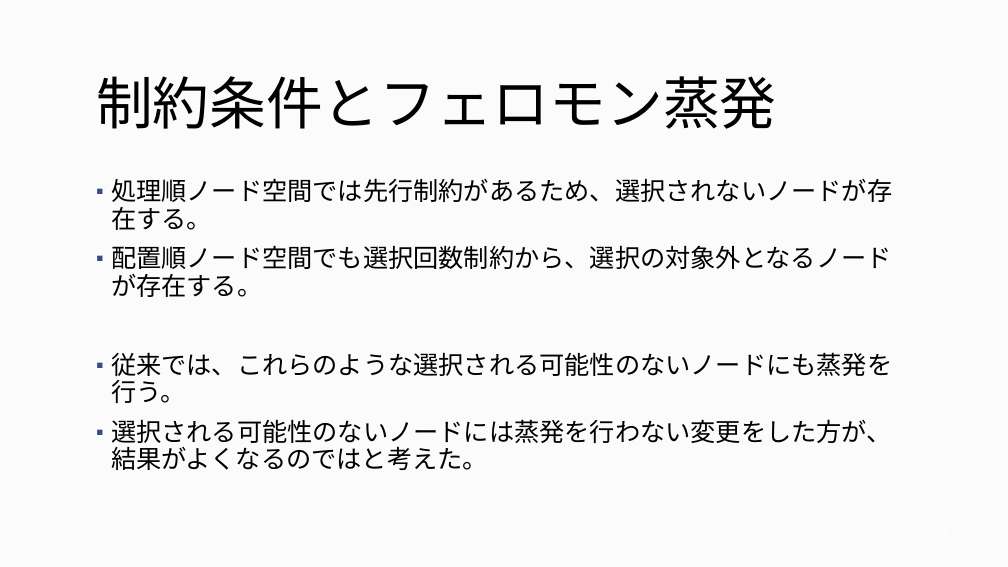
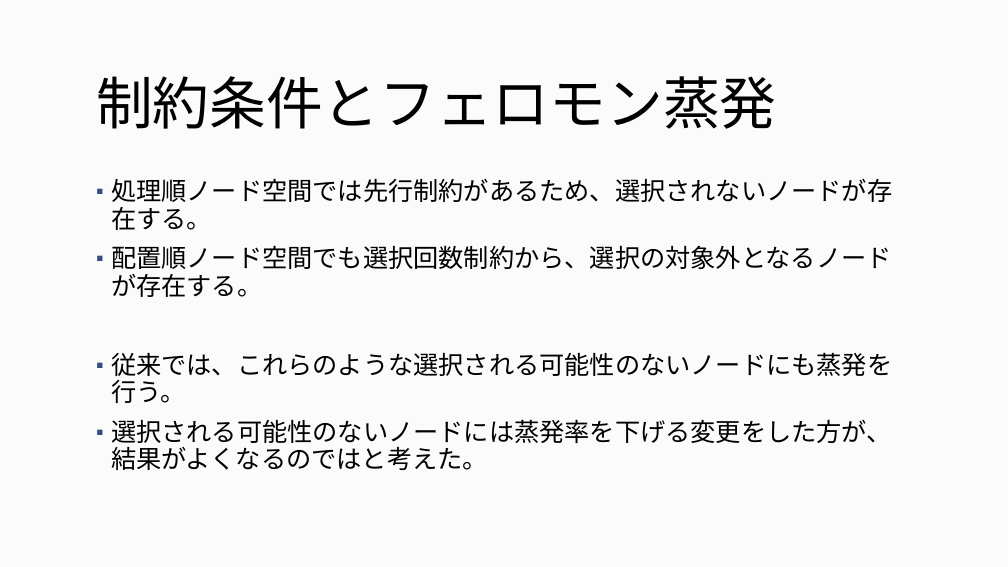
Before and after one commit to Marcy1016/AntColonyOptimization, a slide deck: slide 6 of 実験結果/卒論発表_13H023修.pptx (slide 7 before the commit). Drawn at 1008x567 pixels with LibreOffice and Linux fonts; fonts in the diff are those of the drawing; background and template pictures are left out. Boxes give left, top, right and bottom in pixels: in the first picture for what was removed or moved away, otherwise in the second. Text is boxed around its words. In the diff, an @@ line names an element or a change of style, - is before the commit and + after.

```diff
--- a/実験結果/卒論発表_13H023修.pptx
+++ b/実験結果/卒論発表_13H023修.pptx
@@ text at (x1=111, y1=419, x2=892, y2=470): text changed @@
-▪ 選択される可能性のないノードには蒸発を行わない変更をした方が、結果がよくなるのではと考えた。
+▪ 選択される可能性のないノードには蒸発率を下げる変更をした方が、結果がよくなるのではと考えた。
```
Also in this commit, not shown: 10 other slides changed, 3 slides added, 1 slide removed.
